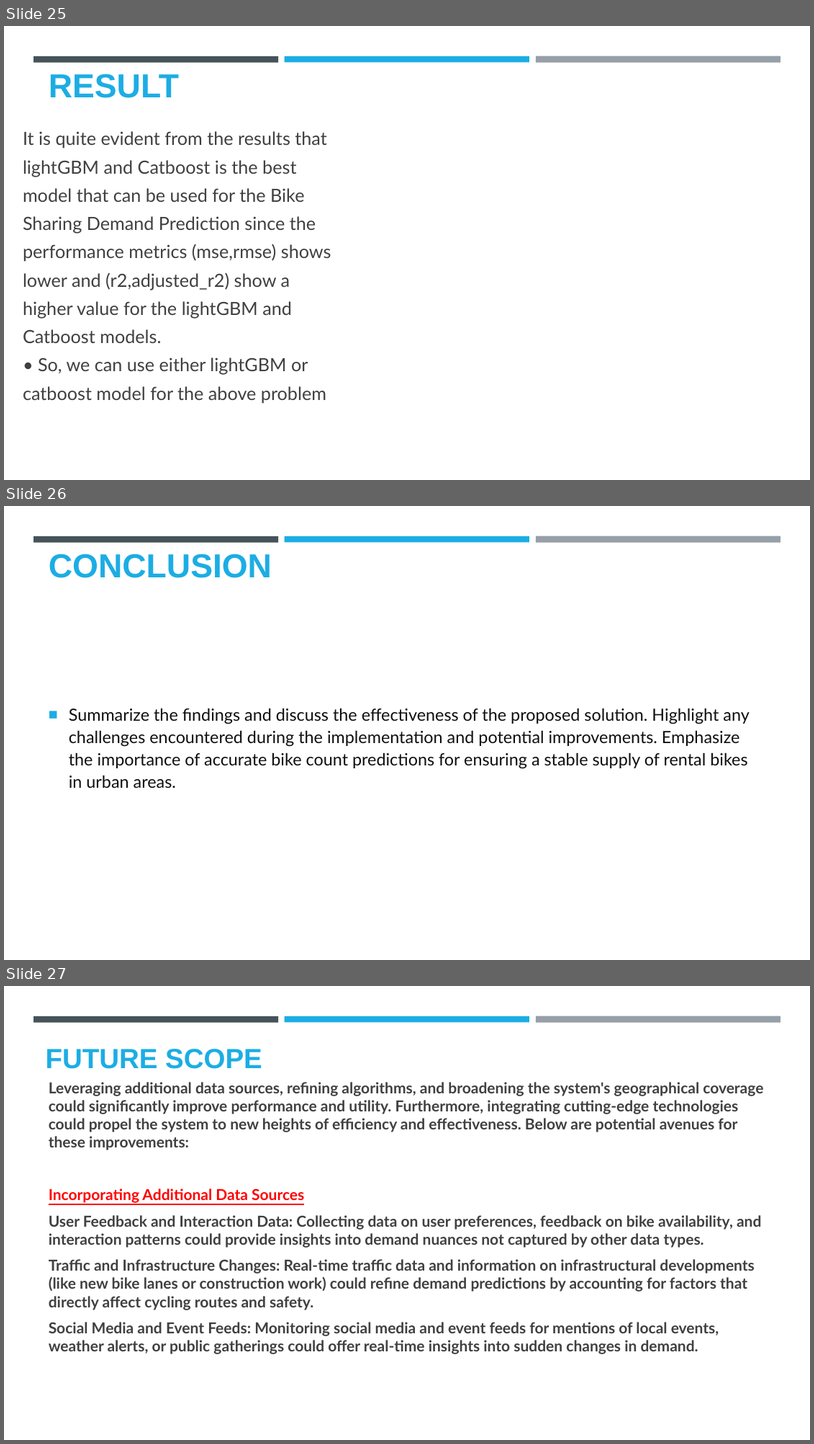
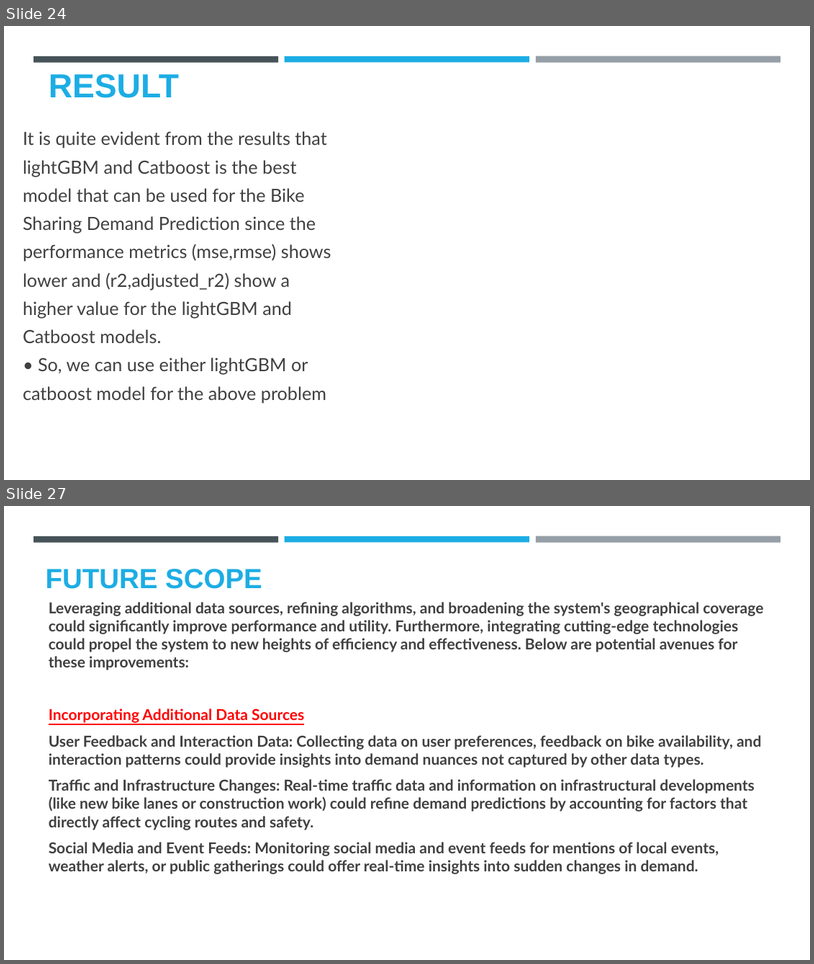
Before and after one commit to harshu722/Edunet-Seoul-bike-sharing-prediction, a slide deck: BikeSeaoul.pptx. Shown one above the other, each under a label of ours: slides 25, 26 and 27 before the commit, slides 24 and 27 after it; the slides between them are not shown. The pictures are 814x1444 and 814x964 pixels, drawn with LibreOffice and Linux fonts; fonts in the diff are those of the drawing; background and template pictures are left out. Boxes give left, top, right and bottom in pixels: in the first picture for what was removed or moved away, otherwise in the second. Text is boxed around its words. In the diff, an @@ line names an element or a change of style, - is before the commit and + after.

```diff
--- a/BikeSeaoul.pptx
+++ b/BikeSeaoul.pptx
@@ slide 26 removed at <box>4,506,810,960</box>, background #FFFFFF; not listed: 3 template elements that a slide beside it also shows @@
@@ title removed at <box>49,554,272,578</box> @@
-CONCLUSION
@@ text removed at <box>69,708,749,788</box> @@
-■ Summarize the findings and discuss the effectiveness of the proposed solution. Highlight any challenges encountered during the implementation and potential improvements. Emphasize the importance of accurate bike count predictions for ensuring a stable supply of rental bikes in urban areas.
@@ what was slide 25 is now slide 24 @@
```
Also in this commit, not shown: 5 slides changed, 2 slides added, 1 other slide removed.
